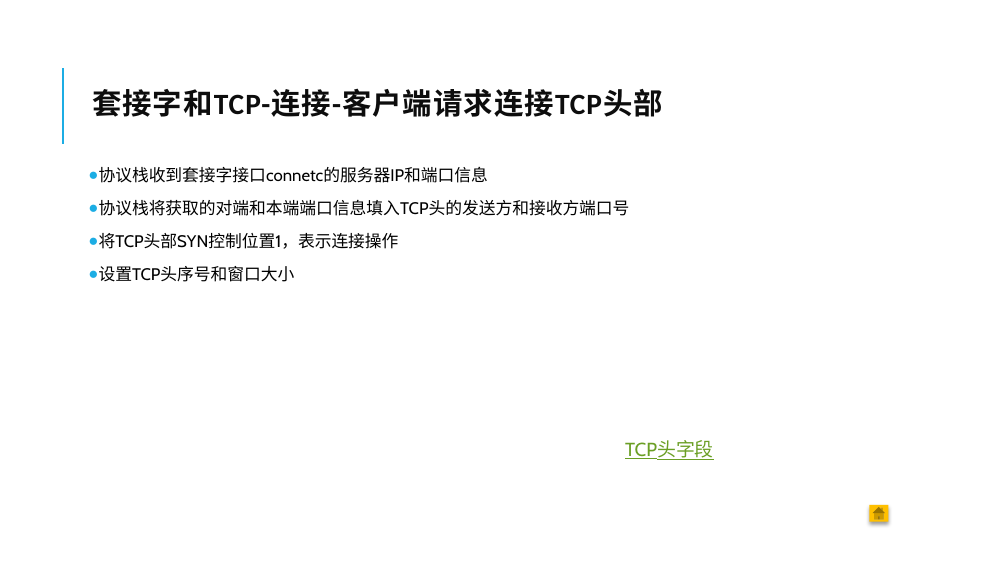
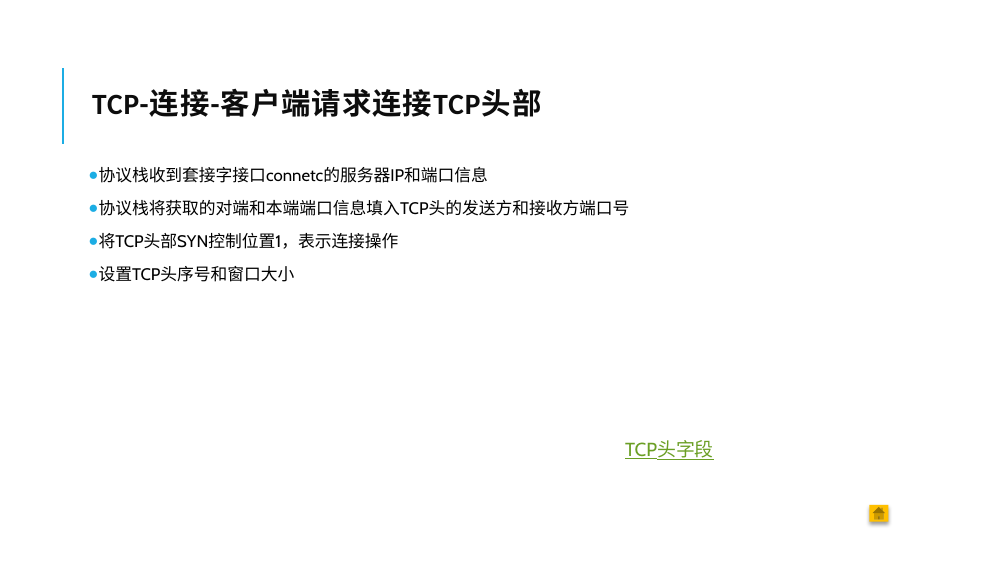
Before and after one commit to sleepingWhiteFish/CAGST, a slide deck: slide 29 of 网络是怎样连接的.pptx. Drawn at 1008x567 pixels with LibreOffice and Linux fonts; fonts in the diff are those of the drawing. Boxes give left, top, right and bottom in pixels: in the first picture for what was removed or moved away, otherwise in the second. Text is boxed around its words. In the diff, an @@ line names an element or a change of style, - is before the commit and + after.

```diff
--- a/网络是怎样连接的.pptx
+++ b/网络是怎样连接的.pptx
@@ title at [92,89,541,117]: text changed @@
-套接字和TCP-连接-客户端请求连接TCP头部
+TCP-连接-客户端请求连接TCP头部
```
Also in this commit, not shown: 10 other slides changed, 17 slides added, 22 slides removed.
